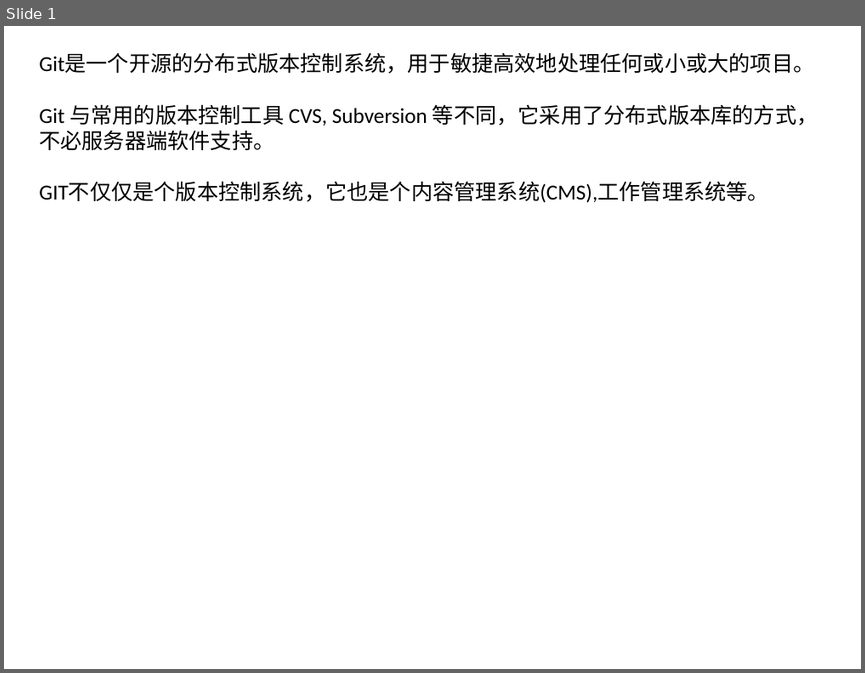
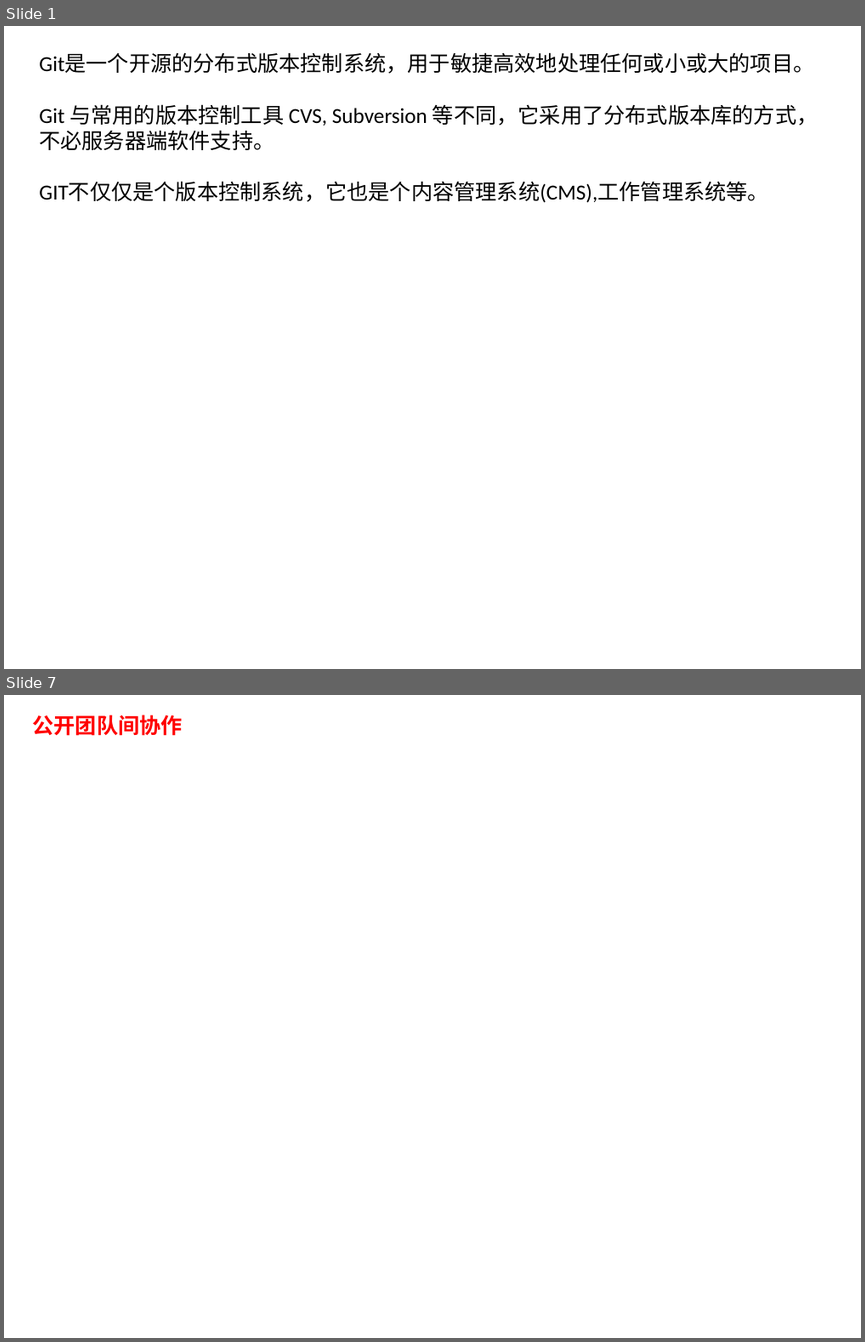
Before and after one commit to greenwonder/MyHtml5, a slide deck: GIT.pptx. Shown one above the other, each under a label of ours: slide 1 before the commit, slides 1 and 7 after it; the slides between them are not shown. The pictures are 865x673 and 865x1342 pixels, drawn with LibreOffice and Linux fonts; fonts in the diff are those of the drawing. Boxes give left, top, right and bottom in pixels: in the first picture for what was removed or moved away, otherwise in the second. Text is boxed around its words. In the diff, an @@ line names an element or a change of style, - is before the commit and + after.

```diff
--- a/GIT.pptx
+++ b/GIT.pptx
@@ slide 7 added at [4,695,861,1338], background #FFFFFF @@
@@ text added at [33,715,182,736], 18 pt, text #FF0000, bold @@
+公开团队间协作
```
Also in this commit, not shown: 5 other slides added.
